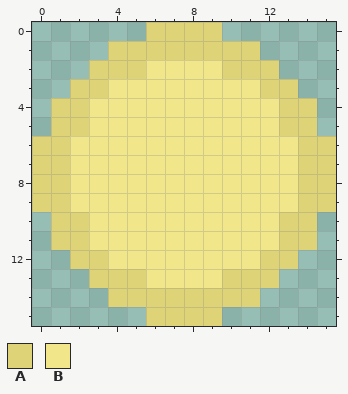
One commit to this pixel-art file: Assets/Sun.aseprite. The first picture shows the starting point.
16x16 pixels, 1 frame.
Palette (. is transparent): A #ded376  B #f1e689
Pixels before, first column x 0:
 0 ......AAAA......
 1 ....AAAAAAAA....
 2 ...AAABBBBAAA...
 3 ..AABBBBBBBBAA..
 4 .AABBBBBBBBBBAA.
 5 .AABBBBBBBBBBAA.
 6 AABBBBBBBBBBBBAA
 7 AABBBBBBBBBBBBAA
 8 AABBBBBBBBBBBBAA
 9 AABBBBBBBBBBBBAA
10 .AABBBBBBBBBBAA.
11 .AABBBBBBBBBBAA.
12 ..AABBBBBBBBAA..
13 ...AAABBBBAAA...
14 ....AAAAAAAA....
15 ......AAAA......
The result:
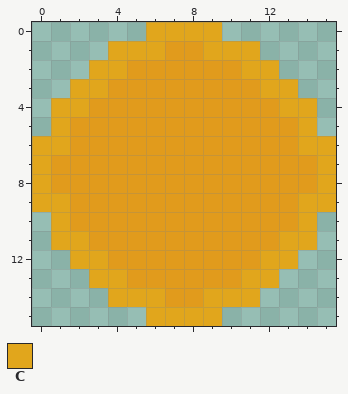
Colours new in this view: C #e1a61c
The edit:
{"colour":"B","old":"#f1e689","new":"#e19b1c"}
{"y":0,"x":6,"old":"AAAA","new":"CCCC"}
{"y":1,"x":4,"old":"AAAAAAAA","new":"CCCBBCCC"}
{"y":2,"x":3,"old":"AAA","new":"CCB"}
{"y":2,"x":10,"old":"AAA","new":"BCC"}
{"y":3,"x":2,"old":"AA","new":"CC"}
{"y":3,"x":12,"old":"AA","new":"CC"}
{"y":4,"x":1,"old":"AA","new":"CC"}
{"y":4,"x":13,"old":"AA","new":"CC"}
{"y":5,"x":1,"old":"AA","new":"CB"}
{"y":5,"x":13,"old":"AA","new":"BC"}
{"y":6,"x":0,"old":"AA","new":"CC"}
{"y":6,"x":14,"old":"AA","new":"CC"}
{"y":7,"x":0,"old":"AA","new":"CB"}
{"y":7,"x":14,"old":"AA","new":"BC"}
{"y":8,"x":0,"old":"AA","new":"CB"}
{"y":8,"x":14,"old":"AA","new":"BC"}
{"y":9,"x":0,"old":"AA","new":"CC"}
{"y":9,"x":14,"old":"AA","new":"CC"}
{"y":10,"x":1,"old":"AA","new":"CB"}
{"y":10,"x":13,"old":"AA","new":"BC"}
{"y":11,"x":1,"old":"AA","new":"CC"}
{"y":11,"x":13,"old":"AA","new":"CC"}
{"y":12,"x":2,"old":"AA","new":"CC"}
{"y":12,"x":12,"old":"AA","new":"CC"}
{"y":13,"x":3,"old":"AAA","new":"CCB"}
{"y":13,"x":10,"old":"AAA","new":"BCC"}
{"y":14,"x":4,"old":"AAAAAAAA","new":"CCCBBCCC"}
{"y":15,"x":6,"old":"AAAA","new":"CCCC"}
{"label":"changed","picture_box":[32,22,336,326]}
